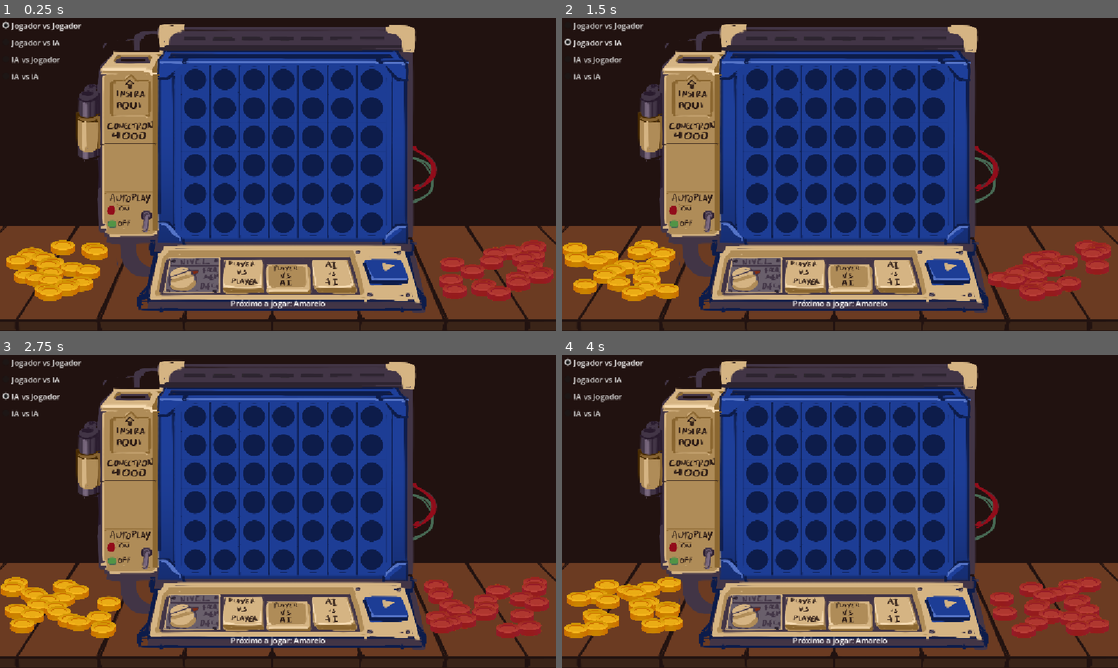
Above: before the commit, frames 1-4 (two rows, left to right).
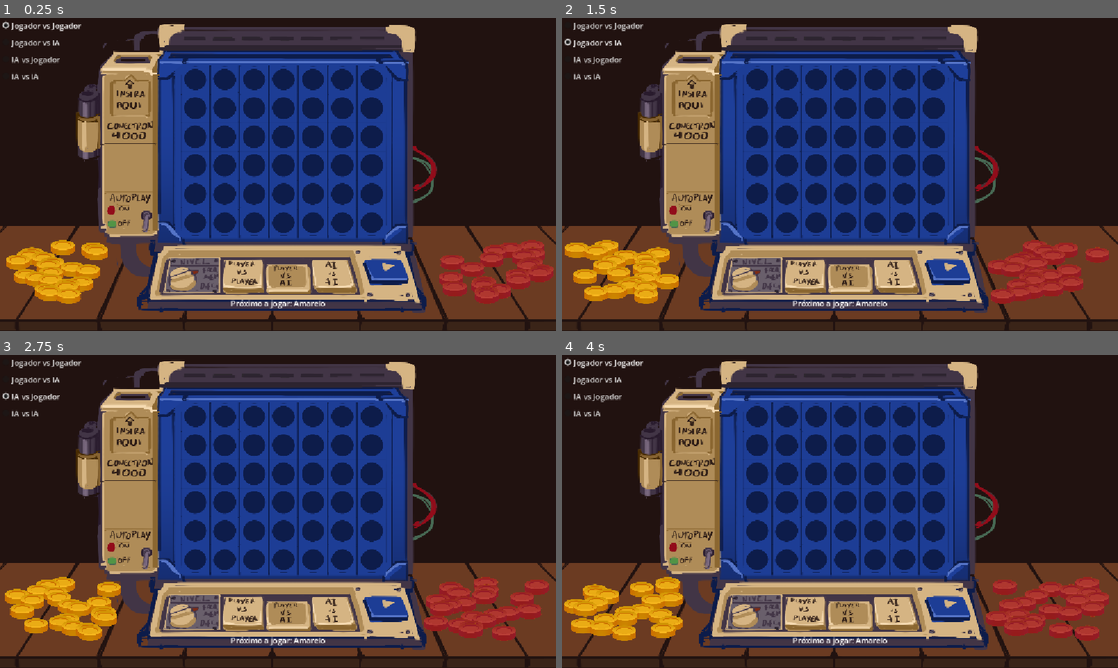
Above: after the commit, the same moments.

Repository: fabioorlandi/connect4
Game: Godot game, scene res://connect4.tscn
The game is run twice, just before and just after one commit, with the same random seed, the same clock (stepped at 60 frames per second) and the same inputs.
Inputs:
- Up to frame 1 (0.25 s): no input
- Up to frame 2 (1.5 s): click "Jogador vs Jogador" at 0.5 s; click "Jogador vs IA" at 1.25 s
- Up to frame 3 (2.75 s): click "IA vs Jogador" at 2 s
- Up to frame 4 (4 s): click "IA vs IA" at 2.75 s; click "Jogador vs Jogador" at 3.5 s

The runs differ from the first frame. In frame 1, 1.2% of the frame differs, in the area x 10-100%, y 70-92%; in frame 2, 4.2%; in frame 3, 4.9%, in the area x 0-99%, y 70-92%; in frame 4, 4.6%.

Commit message:
Jogar arrastando funcionando; excluindo peças da lista e etc

Diff:
--- a/game/connect4.gd
+++ b/game/connect4.gd
@@ -61,7 +61,7 @@
 		peca.queue_free()
 	for espaco in espacos.get_children():
 		espaco.ocupado = false
-	for i in range(20):
+	for i in range(21):
 		var peca_arrastavel = peca_arrastavel_cena.instantiate()
 		peca_arrastavel.cor_jogador = Jogador.Cor.Amarelo
 		peca_arrastavel.global_position = Vector2(randi_range(25, 225), 475 + i * 5)
@@ -69,7 +69,7 @@
 		peca_arrastavel.jogada_na_coluna.connect(jogar_na_posicao_arrastando)
 
 		pecas_arrastaveis.add_child(peca_arrastavel)
-	for i in range(20):
+	for i in range(21):
 		var peca_arrastavel = peca_arrastavel_cena.instantiate()
 		peca_arrastavel.cor_jogador = Jogador.Cor.Vermelho
 		peca_arrastavel.global_position = Vector2(randi_range(900, 1125), 475 + i * 5)
@@ -156,7 +156,8 @@
 		if Global2D.cancelar_IA:
 			break
 
-		if not tabuleiro_jogo.estado_terminal() and tabuleiro_jogo.jogador_atual.tipo_jogador == Jogador.TipoJogador.Computador:
+		if not tabuleiro_jogo.estado_terminal()\
+			and tabuleiro_jogo.jogador_atual.tipo_jogador == Jogador.TipoJogador.Computador:
 			mutex.lock()
 			aguardar_jogada_IA = true
 			mutex.unlock()
@@ -173,21 +174,23 @@
 	var linha = jogada.movimento[0]
 	var coluna = jogada.movimento[1]
 
+	if Global2D.cancelar_IA:
+		return
+
 	aguardar_jogada_IA = false
 	await jogar_na_posicao(coluna, linha)
 
-func jogar_na_posicao_arrastando(cor_jogador, coluna):
-	if not cor_jogador == tabuleiro_jogo.jogador_atual.cor:
+func jogar_na_posicao_arrastando(peca_arrastavel, coluna):
+	if not peca_arrastavel.cor_jogador == tabuleiro_jogo.jogador_atual.cor:
 		print("Peça inválida!")
 		return
+	elif aguardar_jogada_IA:
+		return
 	else:
-		#peca.queue_free()
-		await jogar_na_posicao(coluna)
-
-func jogar_na_posicao(coluna, linha = null):
-	if Global2D.cancelar_IA:
-		return
-
+		peca_arrastavel.queue_free()
+		await jogar_na_posicao(coluna, null, false)
+
+func jogar_na_posicao(coluna, linha = null, limpar_peca_arrastavel = true):
 	desabilitar_colunas()
 
 	if not tabuleiro_jogo.estado_terminal() and not aguardar_jogada_IA:
@@ -210,6 +213,11 @@
 		espaco_disponivel.ocupado = true
 		await peca.jogar_peca(espaco_disponivel.global_position)
 
+		if limpar_peca_arrastavel:
+			var arrastaveis = pecas_arrastaveis.get_children()
+			arrastaveis.shuffle()
+			arrastaveis.filter(func (arrastavel): return arrastavel.cor_jogador == jogador.cor)[0].queue_free()
+
 		tabuleiro_jogo.computar_jogada(espaco_disponivel.linha, espaco_disponivel.coluna)
 		print("Jogada na posição: [", espaco_disponivel.linha, ", ", espaco_disponivel.coluna, "]")
 
@@ -231,7 +239,8 @@
 			habilitar_colunas()
 
 			mostrar_tabuleiro_CLI()
-			if tabuleiro_jogo.proximo_a_jogar().tipo_jogador == Jogador.TipoJogador.Computador and not aguardar_jogada_IA:
+			if tabuleiro_jogo.proximo_a_jogar().tipo_jogador == Jogador.TipoJogador.Computador\
+				and not aguardar_jogada_IA:
 				semaphore.post()
 
 func pegar_espaco_disponivel(coluna, linha = null):
@@ -240,7 +249,8 @@
 	espacos_jogaveis.reverse()
 
 	if not linha == null:
-		var espaco = espacos_jogaveis.filter(func(jogavel): return jogavel.coluna == coluna and jogavel.linha == linha)
+		var espaco = espacos_jogaveis.filter(func(jogavel):\
+			return jogavel.coluna == coluna and jogavel.linha == linha)
 		if not espaco == null:
 			espaco_disponivel = espaco[0]
 	else:
@@ -252,7 +262,8 @@
 	return espaco_disponivel
 
 func marcar_vitoria() -> void:
-	var animacao_vitoria = animacao_vitoria_amarelo if tabuleiro_jogo.jogador_vitoria.cor == Jogador.Cor.Amarelo else animacao_vitoria_vermelho
+	var animacao_vitoria = animacao_vitoria_amarelo\
+		if tabuleiro_jogo.jogador_vitoria.cor == Jogador.Cor.Amarelo else animacao_vitoria_vermelho
 	var espacos_jogo = espacos.get_children()
 
 	var vitorias_multiplas = {}
@@ -260,7 +271,8 @@
 		if vitorias_multiplas.has(espaco_vitoria):
 			continue
 
-		var espaco = espacos_jogo.filter(func(esp): return esp.linha == espaco_vitoria[0] and esp.coluna == espaco_vitoria[1])[0]
+		var espaco = espacos_jogo.filter(func(esp):\
+			return esp.linha == espaco_vitoria[0] and esp.coluna == espaco_vitoria[1])[0]
 
 		var peca = peca_cena.instantiate()
 		pecas.add_child(peca)
--- a/game/peca_arrastavel.gd
+++ b/game/peca_arrastavel.gd
@@ -1,6 +1,6 @@
 extends Area2D
 
-signal jogada_na_coluna(cor_jogador, indice_coluna)
+signal jogada_na_coluna(peca_arrastavel, indice_coluna)
 
 @onready var peca_vermelha = "res://Assets/peca_vermelha.png"
 @onready var peca_amarela = "res://Assets/peca_amarela.png"
@@ -36,10 +36,9 @@
 
 		if hovering_columns.size() > 0:
 			var coluna = hovering_columns[-1]
-			jogada_na_coluna.emit(cor_jogador, coluna.indice_coluna)
-			queue_free()
-		else:
-			global_position = posicao_inicial
+			jogada_na_coluna.emit(self, coluna.indice_coluna)
+
+		global_position = posicao_inicial
 
 func _on_mouse_entered():
 	if not Global2D.is_dragging:
